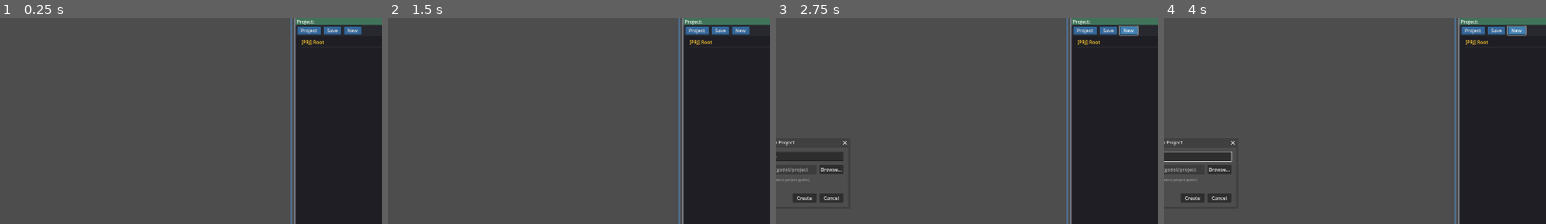
Above: before the commit, frames 1-4 (left to right).
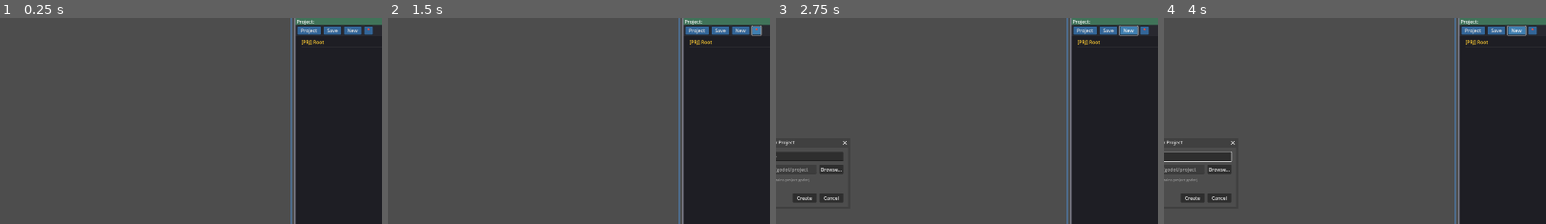
Above: after the commit, the same moments.

Repository: Zycroft/GameGen
Game: Godot game, scene res://main.tscn
The game is run twice, just before and just after one commit, with the same random seed, the same clock (stepped at 60 frames per second) and the same inputs.
Inputs (mouse positions are % of the whole screen's width and height, from its top left):
- Up to frame 1 (0.25 s): no input
- Up to frame 2 (1.5 s): click (98, 15) at 0.5 s, where only the run after the commit has a clickable "📍"; click (98, 15) at 1.25 s, where only the run after the commit has a clickable "⚡"
- Up to frame 3 (2.75 s): click "New" at 2 s
- Up to frame 4 (4 s): click (52, 46) at 2.77 s; type "12" at 2.85 s; click "New" at 3.5 s
The pictures show only the part of the screen within x 49-99%, y 12-62%; the shares and areas given below are measured in that part.

The runs differ from the first frame. In frame 1, 0.1% of the frame differs, in the area x 95-98%, y 4-9%; in frame 2, 0.1%, in the area x 95-98%, y 3-9%; in frame 3, 0.1%; in frame 4, 0.1%.

Commit message:
Add position mode toggle and fix multi-scene sync
- Add position toggle button to switch between display and programmatic positions
- Preserve original offset values for round-trip scene export
- Calculate centered position for Window/Dialog nodes (simulates popup_centered)
- Fix duplicate nodes bug when syncing multi-scene projects
- Create visual containers for Window types in GameGen
- Add offset and anchor properties to NodeProperties model

🤖 Generated with [Claude Code](https://claude.com/claude-code)

Co-Authored-By: Claude Opus 4.5 <noreply@anthropic.com>

Diff:
--- a/main.gd
+++ b/main.gd
@@ -21,6 +21,9 @@
 var scene_root: Dictionary = {}
 var all_nodes: Dictionary = {}  # node_id -> node instance or data
 var selected_node_id: int = -1
+
+# Position mode: false = display position (scene file), true = programmatic position (GDScript)
+var use_programmatic_position: bool = false
 
 # Viewport frame settings
 var project_viewport_size := Vector2(1920, 1080)  # Default project viewport
@@ -218,6 +221,7 @@
 	scene_hierarchy.node_deleted.connect(_on_hierarchy_node_deleted)
 	scene_hierarchy.add_node_requested.connect(_on_hierarchy_add_node_requested)
 	scene_hierarchy.properties_requested.connect(_on_hierarchy_properties_requested)
+	scene_hierarchy.position_mode_changed.connect(_on_position_mode_changed)
 
 	# Connect project management signals (moved from toolbar)
 	scene_hierarchy.project_selected.connect(_on_project_selected)
@@ -456,6 +460,36 @@
 
 func _on_hierarchy_properties_requested(node_id: int, node_data: Dictionary) -> void:
 	_show_properties_dialog(node_id, node_data)
+
+
+func _on_position_mode_changed(use_programmatic: bool) -> void:
+	"""Handle toggle between display position and programmatic position"""
+	use_programmatic_position = use_programmatic
+	print("Position mode changed: ", "programmatic" if use_programmatic else "display")
+
+	# Update all container positions based on the new mode
+	_update_all_container_positions()
+
+
+func _update_all_container_positions() -> void:
+	"""Update all container positions based on current position mode"""
+	for container in all_containers:
+		var node_data = container.get_meta("node_data") if container.has_meta("node_data") else null
+		if node_data:
+			var props = node_data.get("properties", {})
+			var pos_x: float
+			var pos_y: float
+
+			if use_programmatic_position:
+				# Use programmatic position if available, otherwise fall back to display position
+				pos_x = props.get("programmaticPositionX", props.get("positionX", 0))
+				pos_y = props.get("programmaticPositionY", props.get("positionY", 0))
+			else:
+				# Use display position (from scene file)
+				pos_x = props.get("positionX", 0)
+				pos_y = props.get("positionY", 0)
+
+			container.global_position = viewport_offset + Vector2(pos_x, pos_y)
 
 
 var properties_dialog: Window
@@ -1667,13 +1701,36 @@
 			_create_nodes_from_tree(child, null)
 		return
 
-	# Handle Window/Dialog types - they're popups, treat as virtual containers
+	# Handle Window/Dialog types - create a visual container that can be positioned
 	if node_type in ["Window", "AcceptDialog", "ConfirmationDialog", "Popup", "PopupMenu", "PopupPanel"]:
-		# Store the data but don't create inline visual - these are modal popups
-		all_nodes[node_id] = node_data
-		# Process children - they render inside the dialog
+		var container = _create_container("PanelContainer")
+		container.set_container_name(node_data.get("name", node_type))
+		container.set_container_type(node_type)
+
+		# Use position based on current position mode
+		var pos_x: float
+		var pos_y: float
+		if use_programmatic_position:
+			pos_x = props.get("programmaticPositionX", props.get("positionX", 0))
+			pos_y = props.get("programmaticPositionY", props.get("positionY", 0))
+		else:
+			pos_x = props.get("positionX", 0)
+			pos_y = props.get("positionY", 0)
+		container.global_position = viewport_offset + Vector2(pos_x, pos_y)
+
+		# Set size from window properties
+		var size_x = props.get("windowWidth", props.get("sizeX", 400))
+		var size_y = props.get("windowHeight", props.get("sizeY", 300))
+		container.size = Vector2(size_x, size_y)
+
+		container.set_meta("node_id", node_id)
+		container.set_meta("node_data", node_data)
+		all_containers.append(container)
+		all_nodes[node_id] = container
+
+		# Process children inside this container
 		for child in node_data.get("children", []):
-			_create_nodes_from_tree(child, null)
+			_create_nodes_from_tree(child, container)
 		return
 
 	# Create node based on type
@@ -1749,11 +1806,23 @@
 		else:
 			# Top-level container
 			container = _create_container(node_type)
-			var pos_x = props.get("positionX", 0)
-			var pos_y = props.get("positionY", 0)
+			# Use position based on current position mode
+			var pos_x: float
+			var pos_y: float
+			if use_programmatic_position:
+				pos_x = props.get("programmaticPositionX", props.get("positionX", 0))
+				pos_y = props.get("programmaticPositionY", props.get("positionY", 0))
+			else:
+				pos_x = props.get("positionX", 0)
+				pos_y = props.get("positionY", 0)
 			container.global_position = viewport_offset + Vector2(pos_x, pos_y)
 
 		container.set_meta("node_id", node_id)
+		container.set_meta("node_data", node_data)  # Store full data for position toggle
+
+		# Add to all_containers for position toggle tracking
+		if not parent_is_container:
+			all_containers.append(container)
 
 		# Only set size for top-level containers (child containers fill parent)
 		if not parent_is_container:
@@ -1807,8 +1876,15 @@
 		var node_name = node_data.get("name", node_type)
 		var container: DraggableContainer
 		var parent_is_container = _parent_node is DraggableContainer
-		var pos_x = props.get("positionX", 100)
-		var pos_y = props.get("positionY", 100)
+		# Use position based on current position mode
+		var pos_x: float
+		var pos_y: float
+		if use_programmatic_position:
+			pos_x = props.get("programmaticPositionX", props.get("positionX", 100))
+			pos_y = props.get("programmaticPositionY", props.get("positionY", 100))
+		else:
+			pos_x = props.get("positionX", 100)
+			pos_y = props.get("positionY", 100)
 
 		if parent_is_container:
 			# Child of another container - add to content panel
@@ -1832,6 +1908,10 @@
 			container.global_position = viewport_offset + Vector2(pos_x, pos_y)
 
 		container.set_meta("node_id", node_id)
+		container.set_meta("node_data", node_data)  # Store full data for position toggle
+		# Add to all_containers for position toggle tracking
+		if not parent_is_container:
+			all_containers.append(container)
 		# Only set size for top-level containers
 		if not parent_is_container and props.has("sizeX") and props.has("sizeY"):
 			container.size = Vector2(props.get("sizeX", 200), props.get("sizeY", 150))
@@ -1864,8 +1944,15 @@
 	elif node_type in SceneHierarchyScript.NODE_CATEGORIES["UI"]:
 		var widget_name = node_data.get("name", node_type)
 		var parent_is_container = _parent_node is DraggableContainer
-		var pos_x = props.get("positionX", 100)
-		var pos_y = props.get("positionY", 100)
+		# Use position based on current position mode
+		var pos_x: float
+		var pos_y: float
+		if use_programmatic_position:
+			pos_x = props.get("programmaticPositionX", props.get("positionX", 100))
+			pos_y = props.get("programmaticPositionY", props.get("positionY", 100))
+		else:
+			pos_x = props.get("positionX", 100)
+			pos_y = props.get("positionY", 100)
 
 		if parent_is_container:
 			# Add widget directly to parent container
@@ -1878,7 +1965,9 @@
 			var container = _create_standalone_widget(node_type, props, widget_name)
 			if container:
 				container.set_meta("node_id", node_id)
+				container.set_meta("node_data", node_data)  # Store full data for position toggle
 				container.global_position = viewport_offset + Vector2(pos_x, pos_y)
+				all_containers.append(container)  # Add to all_containers for position toggle
 				all_nodes[node_id] = container
 
 	# Process children recursively
@@ -1899,8 +1988,18 @@
 	if parent == null:
 		# Top-level container
 		container = _create_container(container_type)
-		container.global_position = viewport_offset + Vector2(data.get("positionX", 0), data.get("positionY", 0))
+		# Use position based on current position mode
+		var pos_x: float
+		var pos_y: float
+		if use_programmatic_position:
+			pos_x = data.get("programmaticPositionX", data.get("positionX", 0))
+			pos_y = data.get("programmaticPositionY", data.get("positionY", 0))
+		else:
+			pos_x = data.get("positionX", 0)
+			pos_y = data.get("positionY", 0)
+		container.global_position = viewport_offset + Vector2(pos_x, pos_y)
 		container.size = Vector2(data.get("sizeX", 200), data.get("sizeY", 150))
+		container.set_meta("node_data", data)  # Store full data for position toggle
 	else:
 		# Child container - add to parent's content panel
 		container = DraggableContainerScene.instantiate()
--- a/scene_hierarchy.gd
+++ b/scene_hierarchy.gd
@@ -12,6 +12,7 @@
 signal save_requested
 signal load_requested
 signal save_toolbar_layout_requested
+signal position_mode_changed(use_programmatic: bool)  # Toggle between display and programmatic positions
 
 var dragging := false
 var drag_offset := Vector2.ZERO
@@ -155,6 +156,7 @@
 @onready var project_button: Button = $ButtonRow/ProjectButton
 @onready var save_button: Button = $ButtonRow/SaveButton
 @onready var new_button: Button = $ButtonRow/NewButton
+@onready var pos_toggle: Button = $ButtonRow/PosToggle
 @onready var tree: Tree = $Content/Tree
 @onready var add_node_popup: PopupMenu
 
@@ -203,6 +205,7 @@
 	project_button.pressed.connect(_on_project_button_pressed)
 	save_button.pressed.connect(_on_save_button_pressed)
 	new_button.pressed.connect(_on_new_button_pressed)
+	pos_toggle.toggled.connect(_on_pos_toggle_changed)
 
 	# Setup tree
 	tree.hide_root = false
@@ -1457,6 +1460,17 @@
 	new_project_dialog.popup_centered()
 
 
+func _on_pos_toggle_changed(toggled_on: bool) -> void:
+	"""Toggle between display position (scene file) and programmatic position (GDScript)"""
+	if toggled_on:
+		pos_toggle.text = "⚡"  # Lightning for programmatic
+		pos_toggle.tooltip_text = "Showing programmatic positions (from GDScript)\nClick to show display positions"
+	else:
+		pos_toggle.text = "📍"  # Pin for display/scene file
+		pos_toggle.tooltip_text = "Showing display positions (from scene file)\nClick to show programmatic positions"
+	position_mode_changed.emit(toggled_on)
+
+
 func _on_browse_button_pressed() -> void:
 	file_dialog.popup_centered()
 
--- a/scene_hierarchy.tscn
+++ b/scene_hierarchy.tscn
@@ -138,6 +138,16 @@
 theme_override_styles/hover = SubResource("StyleBoxFlat_btn_hover")
 theme_override_styles/pressed = SubResource("StyleBoxFlat_btn_pressed")
 
+[node name="PosToggle" type="Button" parent="ButtonRow"]
+layout_mode = 2
+custom_minimum_size = Vector2(30, 26)
+toggle_mode = true
+tooltip_text = "Toggle between display position (scene file) and programmatic position (GDScript)"
+text = "📍"
+theme_override_styles/normal = SubResource("StyleBoxFlat_btn_normal")
+theme_override_styles/hover = SubResource("StyleBoxFlat_btn_hover")
+theme_override_styles/pressed = SubResource("StyleBoxFlat_btn_pressed")
+
 [node name="Content" type="Panel" parent="."]
 layout_mode = 1
 anchors_preset = 15
Not shown, changed: .claude/skills/project-importer/scripts/import_godot_scene.py
Not shown, changed: .claude/skills/push-design/scripts/generator.py
Not shown, changed: .claude/skills/push-design/scripts/models.py
Not shown, changed: .claude/skills/push-design/scripts/sync.py
